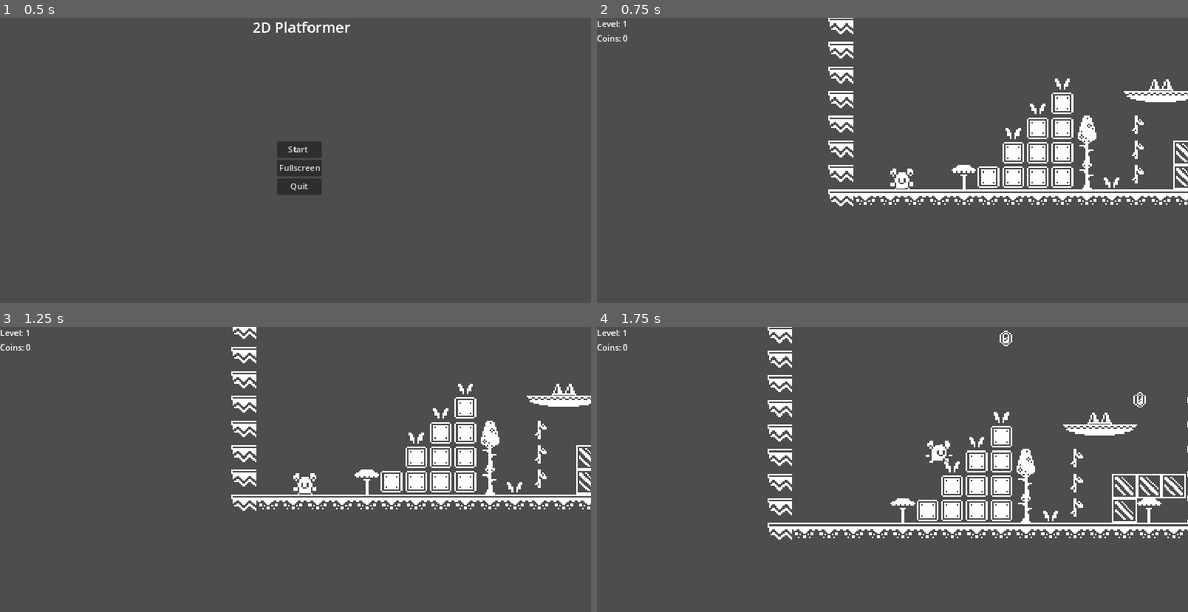
Above: before the commit, frames 1-4 (two rows, left to right).
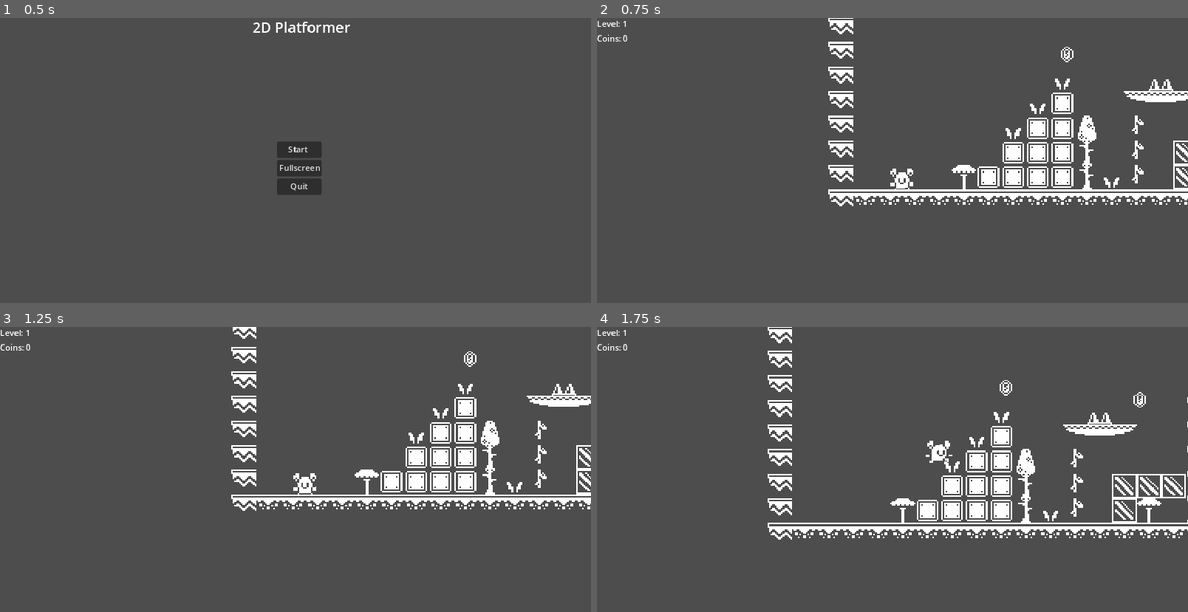
Above: after the commit, the same moments.

Repository: rsingh3mags/2D-Platformer
Game: Godot game, scene res://main_menu.tscn
The game is run twice, just before and just after one commit, with the same random seed, the same clock (stepped at 60 frames per second) and the same inputs.
Inputs:
- Up to frame 1 (0.5 s): no input
- Up to frame 2 (0.75 s): click "Start" at 0.5 s
- Up to frame 3 (1.25 s): no input
- Up to frame 4 (1.75 s): hold D (move_right) from 1.28 s (still down); tap W (jump) at 1.52 s

Frame 1 is identical in both runs. In frame 2, less than 0.1% of the frame differs, in the area x 78-81%, y 10-16%; in frame 3, less than 0.1%; in frame 4, 0.1%, in the area x 68-71%, y 1-25%.

Commit message:
changed name

Diff:
--- a/Prototype Digital Technology/level_1.tscn
+++ b/Prototype Digital Technology/level_1.tscn
@@ -1411,7 +1411,7 @@
 [node name="Coins" type="Node" parent="."]
 
 [node name="Coin5" parent="Coins" instance=ExtResource("5_kg3cp")]
-position = Vector2(208, 168)
+position = Vector2(208, 200)
 
 [node name="Coin" parent="Coins" instance=ExtResource("5_kg3cp")]
 position = Vector2(295, 208)
--- a/Prototype Digital Technology/project.godot
+++ b/Prototype Digital Technology/project.godot
@@ -10,7 +10,7 @@
 
 [application]
 
-config/name="Prototype of digital Technology"
+config/name="Digital Technology"
 run/main_scene="res://main_menu.tscn"
 config/features=PackedStringArray("4.0", "Forward Plus")
 config/icon="res://icon.svg"
